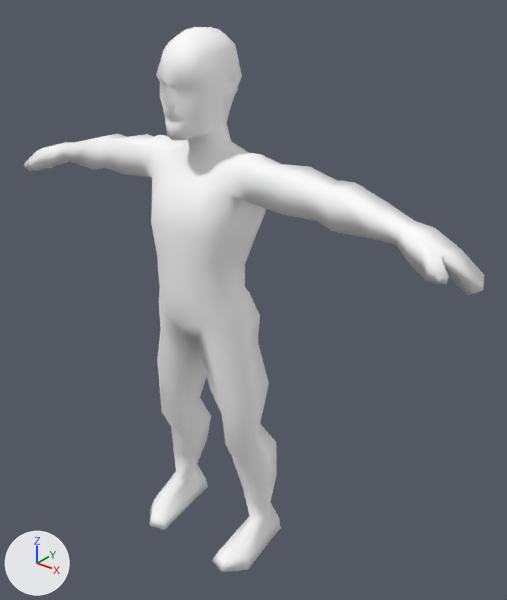
Two versions of the FBX model Contents/mods/The Last of Us Infected/media/anims_X/Zombie/clickerWalk1.fbx, one commit apart.
One viewpoint serves both versions: a camera (50 mm lens) standing at (0.774, -0.803, 1.072) and looking at (0.057, 0.093, 0.516). Lighting does not change. The marker at lower left points along +X, +Y and +Z. Where no turn or scale is listed for an object, it has been applied to the vertices.

In view in the first picture: 'Body'.
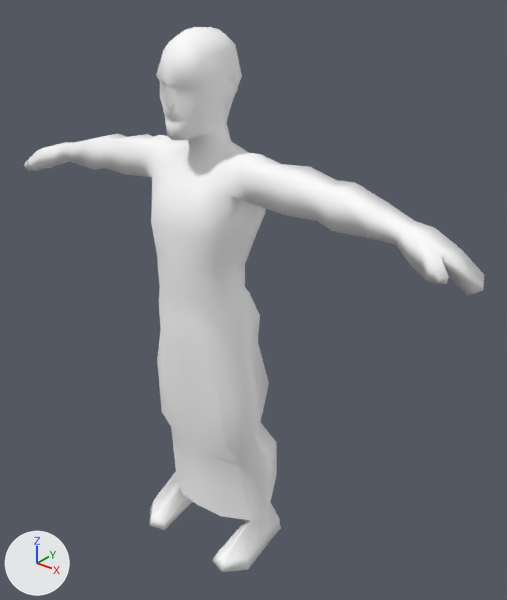
The newer file is also rescaled (x100.0) as a whole; pictures and numbers use the older file's frame.

Boxes (x1, y1, x2, y2) around the edits, measured in the pictures (507 x 600 px):
part 1 of me_body, added: after (161, 314, 273, 521)

The change, as a diff of the scene's bpy script:
```diff
--- a/Contents/mods/The Last of Us Infected/media/anims_X/Zombie/clickerWalk1.fbx.py
+++ b/Contents/mods/The Last of Us Infected/media/anims_X/Zombie/clickerWalk1.fbx.py
@@ me_body @@
 # used by ob_body; location = (0.0, 0.0, 0.0)
-me_body.from_pydata(...)  # 416 vertices, 826 faces; spans x -0.493..0.493, y -0.06..0.107, z -0.001..0.98
+me_body.from_pydata(...)  # 470 vertices, 914 faces; spans x -0.493..0.493, y -0.06..0.122, z -0.001..0.98
+# me_body part 1
+# 54 vertices are added at x -0.12..0.124, y -0.043..0.122, z 0.073..0.463
+# 88 new faces join them
 me_body.materials.append(mat_01___defaultqqq)
```
